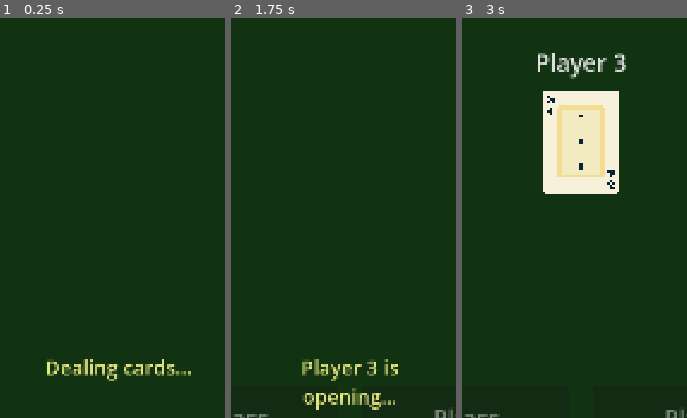
Above: before the commit, frames 1-3 (left to right).
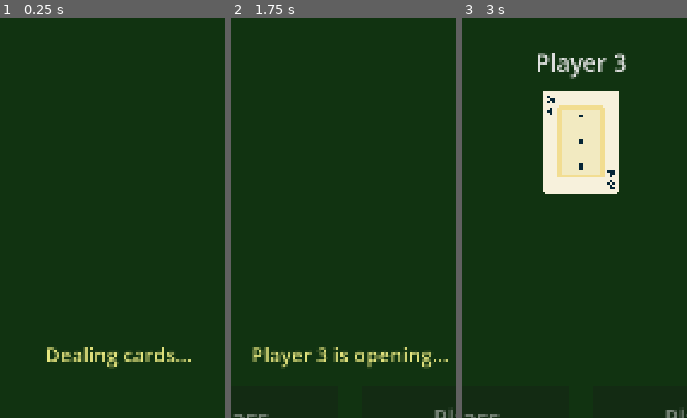
Above: after the commit, the same moments.

Repository: binhrobles/thirteen
Game: Godot game, scene res://scenes/main.tscn
The game is run twice, just before and just after one commit, with the same random seed, the same clock (stepped at 60 frames per second) and the same inputs.
Inputs (mouse positions are % of the whole screen's width and height, from its top left):
- Up to frame 1 (0.25 s): no input
- Up to frame 2 (1.75 s): tap Enter at 0.5 s; move the mouse to (50, 46) at 0.52 s; click (50, 46) at 0.67 s; tap Space at 1.25 s; move the mouse to (30, 55) at 1.27 s; click (30, 55) at 1.42 s
- Up to frame 3 (3 s): tap Enter at 2 s; move the mouse to (12, 92) at 2.02 s; click (12, 92) at 2.17 s; tap Space at 2.75 s; move the mouse to (34, 92) at 2.77 s; click (34, 92) at 2.92 s
The pictures show only the part of the screen within x 24-74%, y 22-72%; the shares and areas given below are measured in that part.

The runs differ from the first frame. In frame 1, 2.3% of the frame differs, in the area x 20-85%, y 82-91%; in frame 2, 3.0%, in the area x 9-97%, y 82-98%; in frame 3, nothing differs.

Commit message:
Create Epic: Online Multiplayer with 6 tasks
Created epic for online multiplayer implementation with AWS Lambda +
WebSocket API Gateway. Includes:
- Architecture design (blocks all other tasks)
- AWS infrastructure setup
- Lobby system
- Real-time game state sync
- WebSocket client integration
- Player authentication

Also includes UI improvements to status label positioning.

Co-Authored-By: Claude Sonnet 4.5 <noreply@anthropic.com>

Diff:
--- a/scripts/play_area.gd
+++ b/scripts/play_area.gd
@@ -46,10 +46,13 @@
 	# Player label (who played this hand) - responsive font size
 	# Use viewport if available, otherwise default mobile size
 	var viewport_height: float
+	var viewport_width: float
 	if is_inside_tree():
 		viewport_height = get_viewport_rect().size.y
+		viewport_width = get_viewport_rect().size.x
 	else:
 		viewport_height = 844.0  # Default mobile portrait height
+		viewport_width = 390.0  # Default mobile portrait width
 
 	var player_font_size := int(viewport_height * 0.03)  # 3% of viewport height
 	var status_font_size := int(viewport_height * 0.025)  # 2.5% of viewport height
@@ -83,14 +86,17 @@
 	add_child(card_container)
 
 	# Status label (for "Your turn", "Waiting", etc.)
+	# Sized to 75% of viewport width, positioned above buttons with room for 2 lines
 	status_label = Label.new()
-	status_label.anchor_left = 0.0
-	status_label.anchor_right = 1.0
+	status_label.anchor_left = 0.5
+	status_label.anchor_right = 0.5
 	status_label.anchor_top = 1.0
 	status_label.anchor_bottom = 1.0
-	status_label.offset_left = 0
-	status_label.offset_right = 0
-	status_label.offset_top = -40
+	# 75% of viewport width, centered (offset = viewport_width * 0.75 / 2)
+	var label_half_width := viewport_width * 0.75 / 2.0
+	status_label.offset_left = -label_half_width
+	status_label.offset_right = label_half_width
+	status_label.offset_top = -70  # Higher up with more space for 2 lines
 	status_label.offset_bottom = -10
 	status_label.horizontal_alignment = HORIZONTAL_ALIGNMENT_CENTER
 	status_label.vertical_alignment = VERTICAL_ALIGNMENT_CENTER
Not shown, changed: .beads/issues.jsonl
